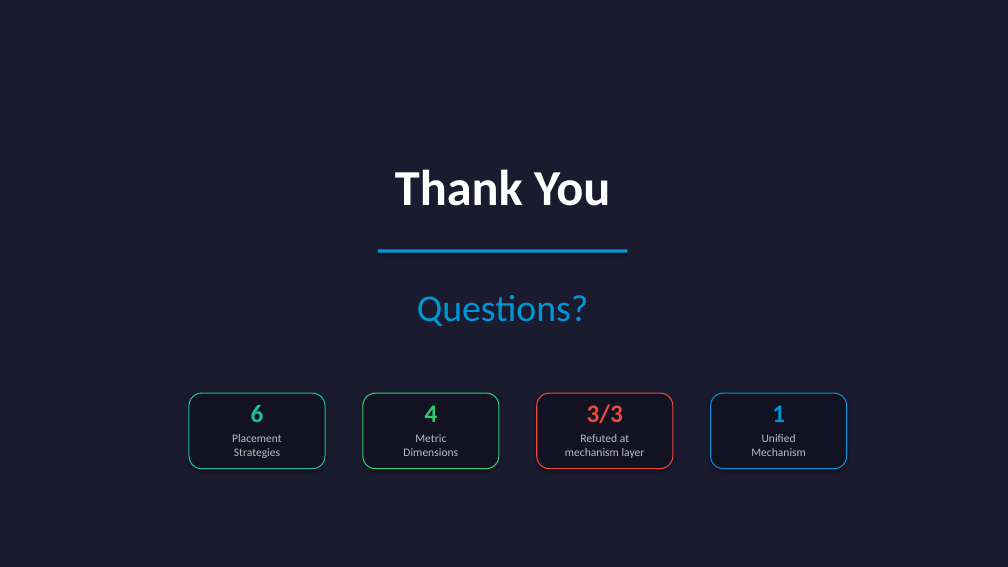
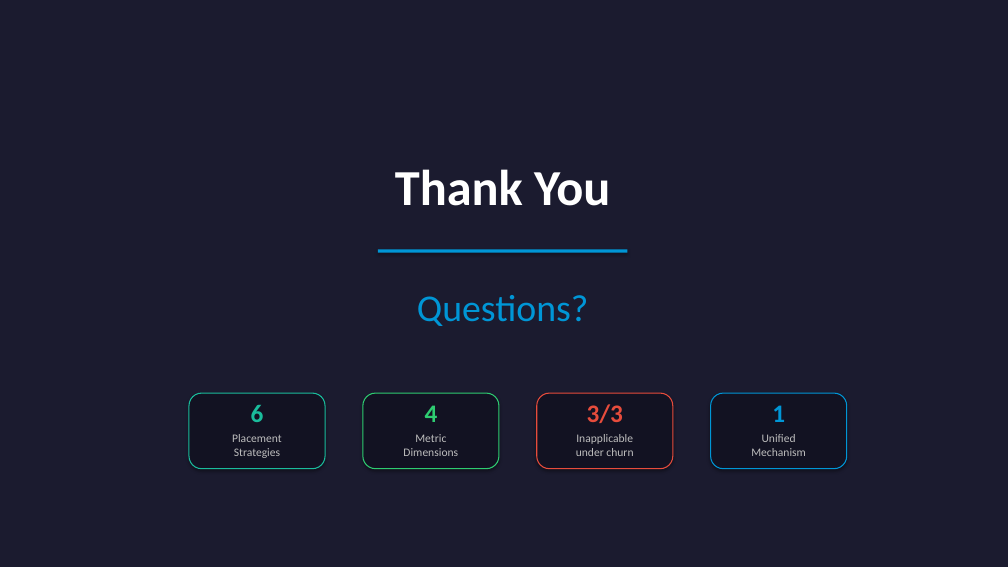
Before and after one commit to yhu02/uva-msc-thesis, a slide deck: slide 15 of ChaosProbe_Presentation.pptx. Drawn at 1008x567 pixels with LibreOffice and Linux fonts; fonts in the diff are those of the drawing. Boxes give left, top, right and bottom in pixels: in the first picture for what was removed or moved away, otherwise in the second. Text is boxed around its words. In the diff, an @@ line names an element or a change of style, - is before the commit and + after.

```diff
--- a/ChaosProbe_Presentation.pptx
+++ b/ChaosProbe_Presentation.pptx
@@ text at (576, 434, 633, 456): text changed @@
-Refuted at
-mechanism layer
+Inapplicable
+under churn
```
Also in this commit, not shown: 3 other slides changed, 8 other files.
